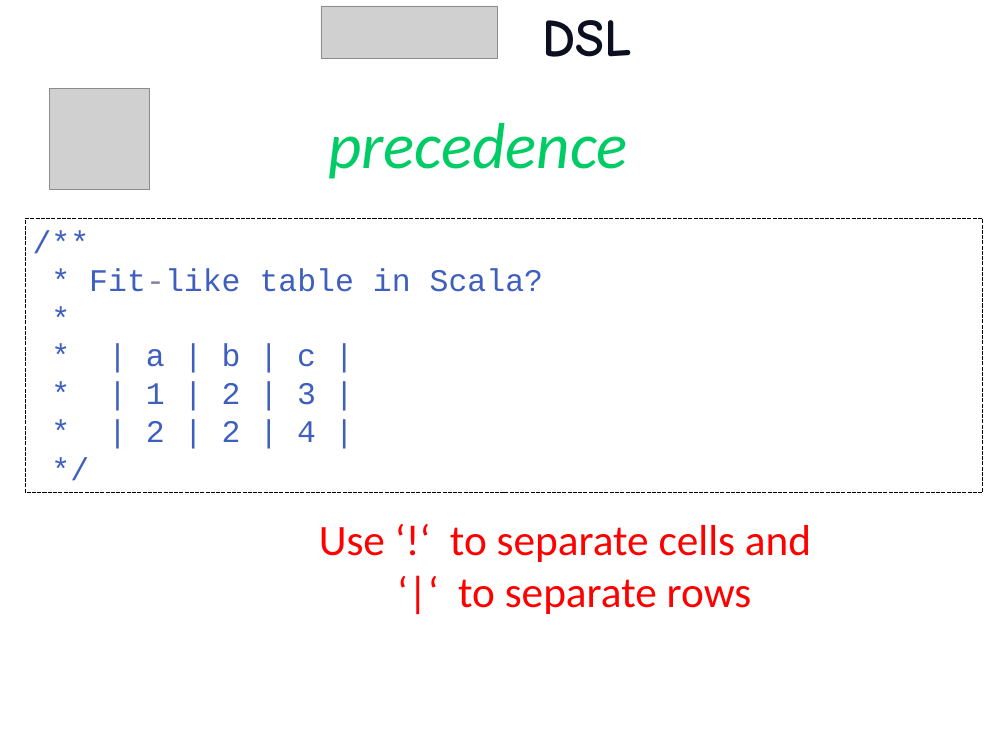
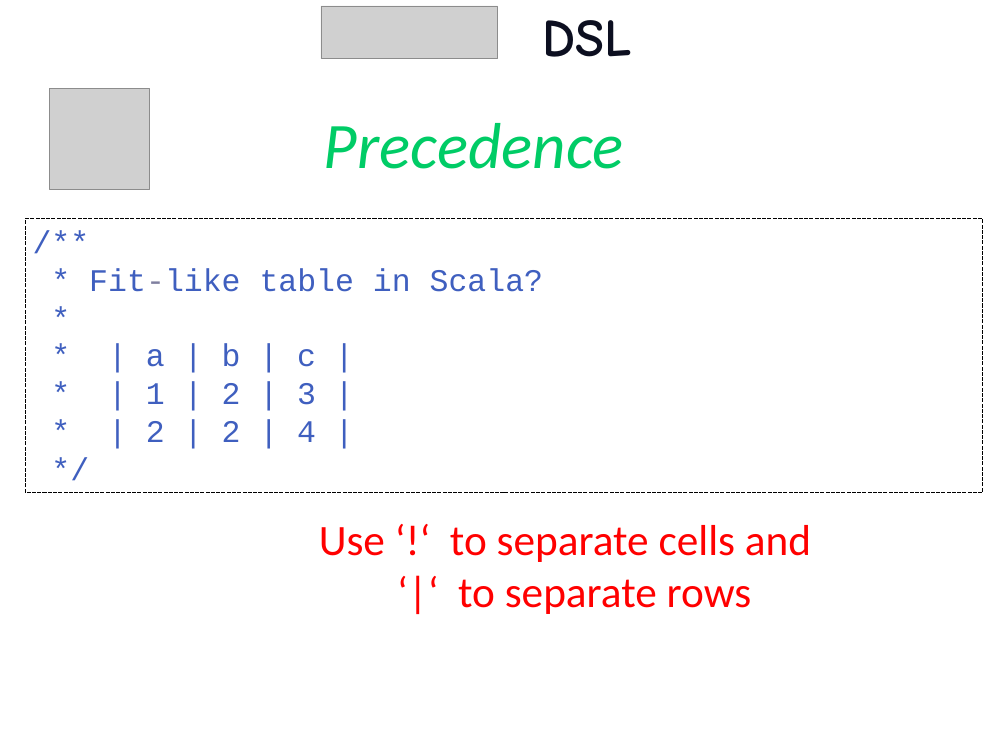
Before and after one commit to etorreborre/oscon-2010, a slide deck: slide 49 of src/main/resources/oscon_2010_specs.pptx (slide 50 before the commit). Drawn at 1008x756 pixels with LibreOffice and Linux fonts; fonts in the diff are those of the drawing; grey boxes stand for pictures; background and template pictures are left out. Boxes give left, top, right and bottom in pixels: in the first picture for what was removed or moved away, otherwise in the second. Text is boxed around its words. In the diff, an @@ line names an element or a change of style, - is before the commit and + after.

```diff
--- a/src/main/resources/oscon_2010_specs.pptx
+++ b/src/main/resources/oscon_2010_specs.pptx
@@ text at bbox=[324, 123, 624, 169]: text changed @@
-precedence
+Precedence
```
Also in this commit, not shown: 13 other slides changed, 1 slide added.
